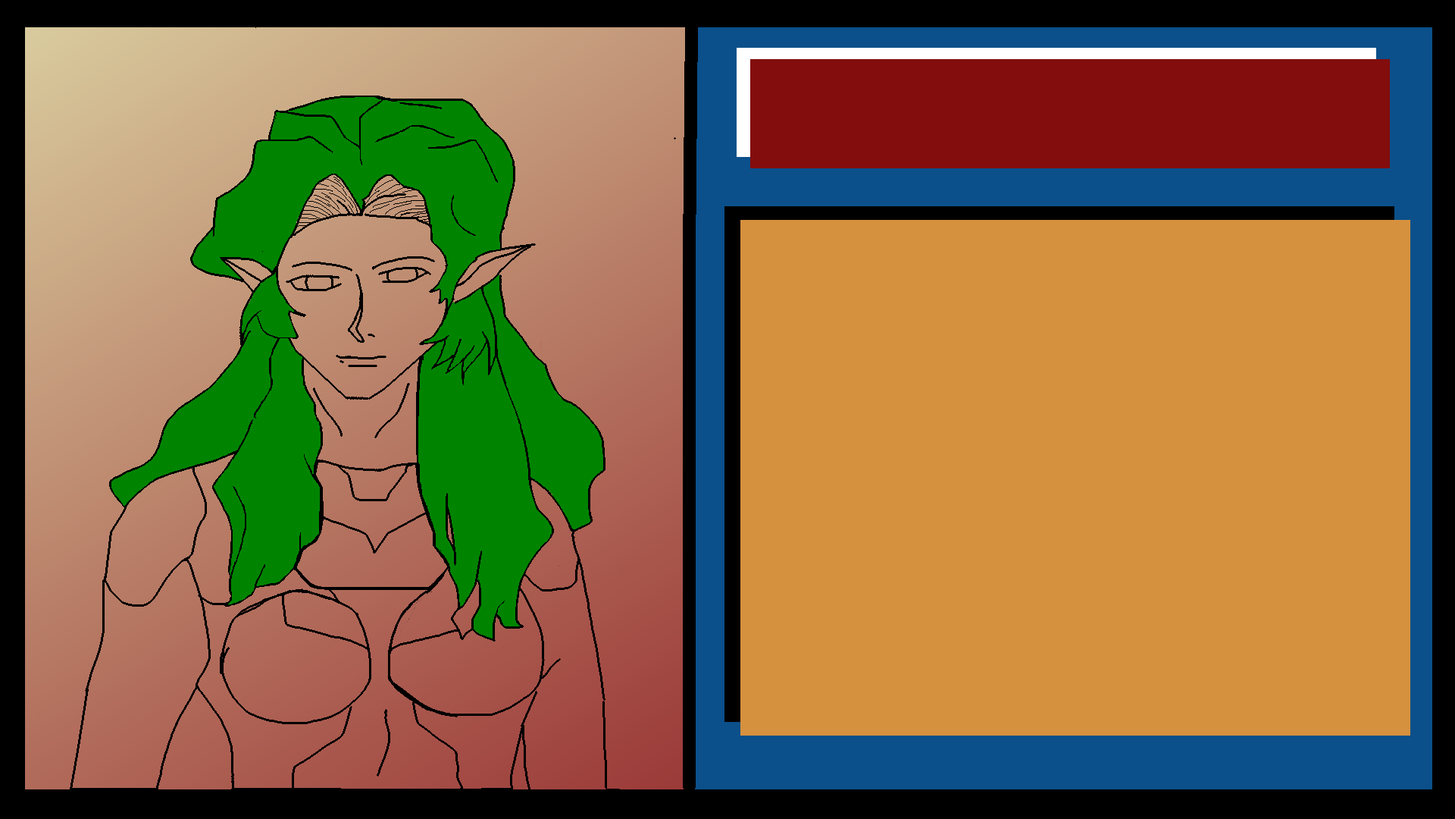
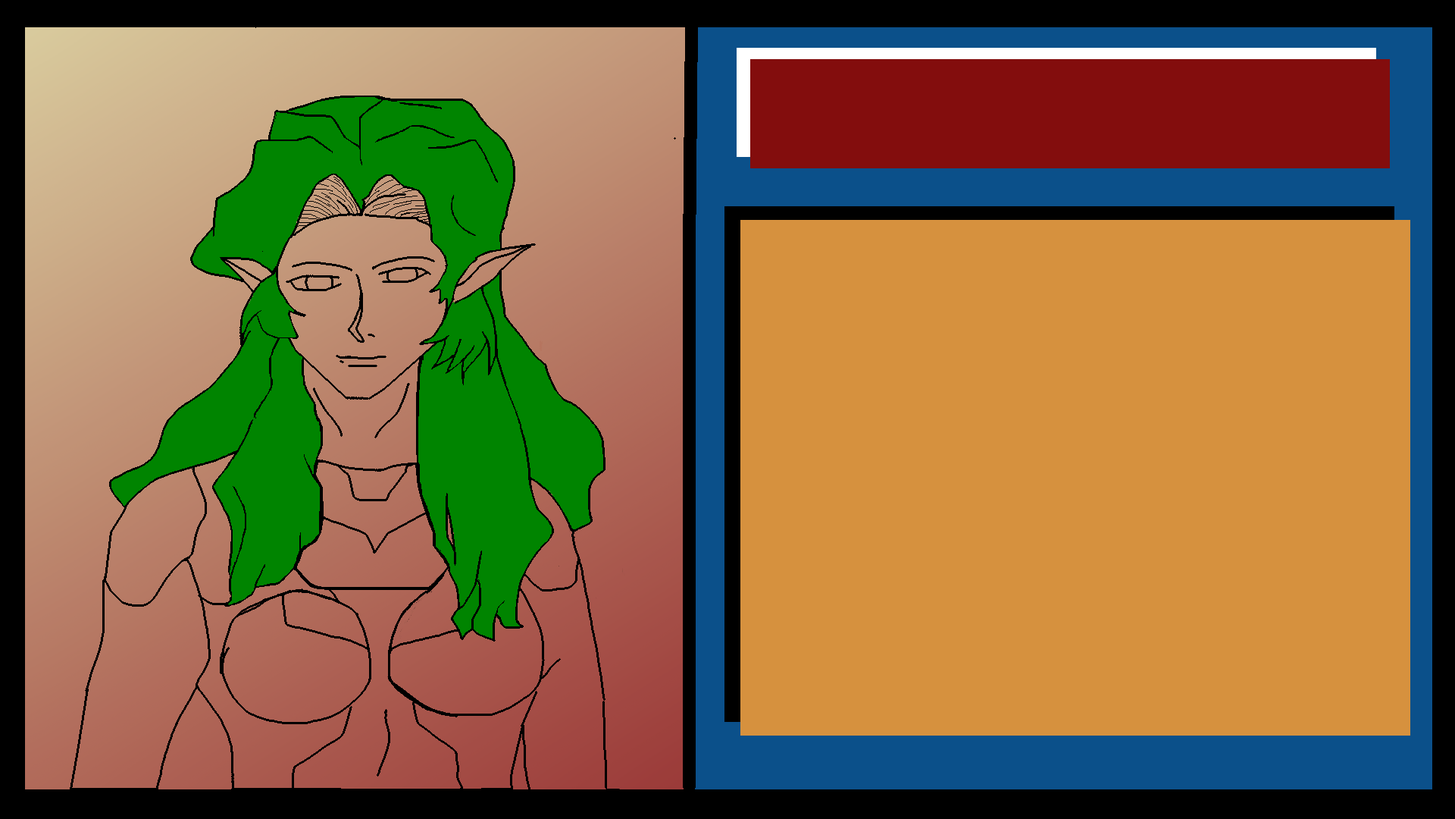
Layered file, before and after one edit (1455x819). Changes by layer:
painted on "faceShadow" over [316, 271, 502, 432]
painted on "hair" over [453, 581, 480, 637]
